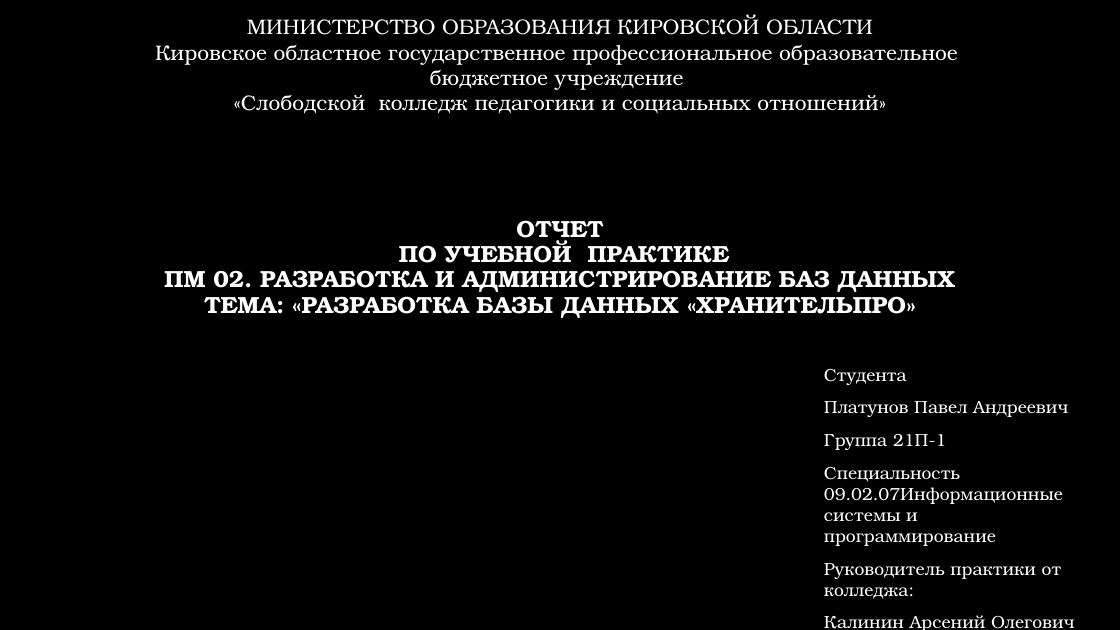
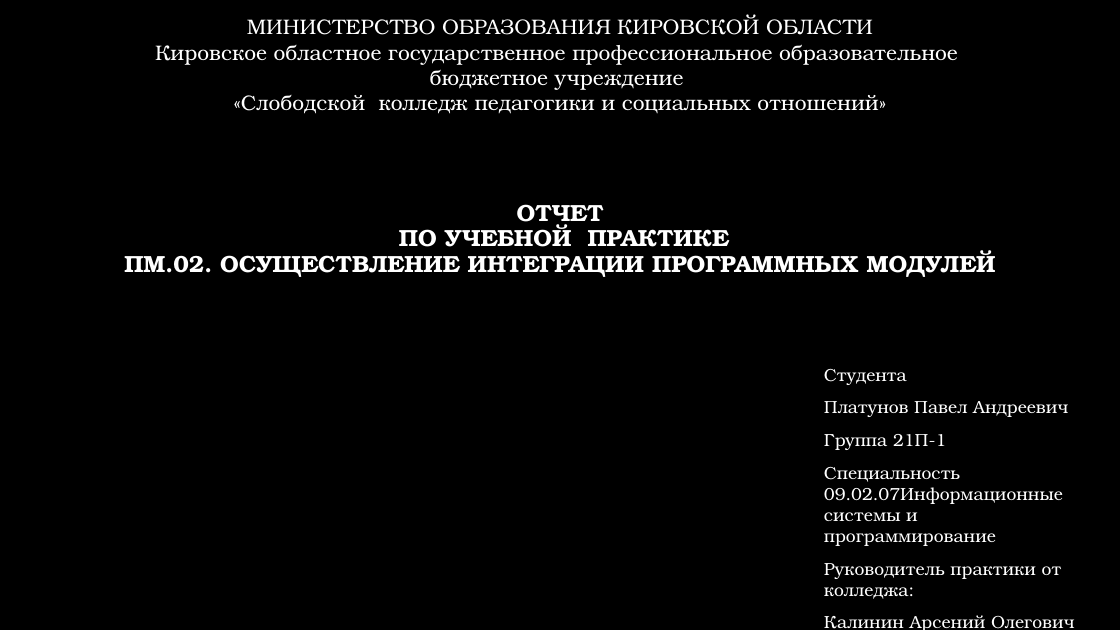
Before and after one commit to ALTERRA4546/p2rp2m, a slide deck: slide 1 of Final session/Отчет.pptx. Drawn at 1120x630 pixels with LibreOffice and Linux fonts; fonts in the diff are those of the drawing; background and template pictures are left out. Boxes give left, top, right and bottom in pixels: in the first picture for what was removed or moved away, otherwise in the second. Text is boxed around its words. In the diff, an @@ line names an element or a change of style, - is before the commit and + after.

```diff
--- a/Final session/Отчет.pptx
+++ b/Final session/Отчет.pptx
@@ title at (124,204,996,277): text changed @@
-ОТЧЕТ
-ПО УЧЕБНОЙ ПРАКТИКЕ
-ПМ 02. РАЗРАБОТКА И АДМИНИСТРИРОВАНИЕ БАЗ ДАННЫХ
-ТЕМА: «РАЗРАБОТКА БАЗЫ ДАННЫХ «ХРАНИТЕЛЬПРО»
+ОТЧЕТ
+ПО УЧЕБНОЙ ПРАКТИКЕ
+ПМ.02. ОСУЩЕСТВЛЕНИЕ ИНТЕГРАЦИИ ПРОГРАММНЫХ МОДУЛЕЙ
```
Also in this commit, not shown: 1 other slide changed.
